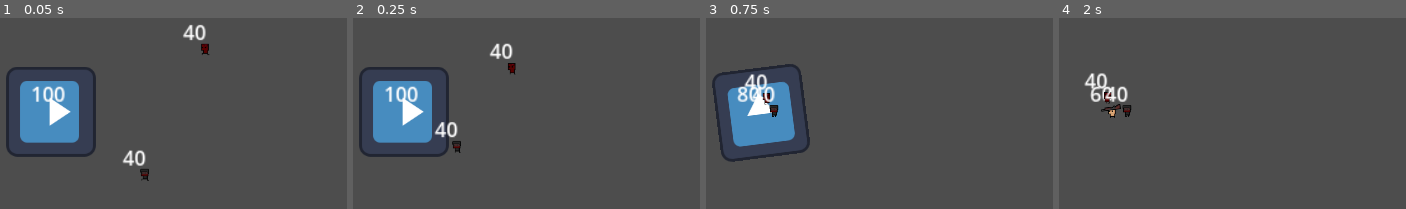
Above: before the commit, frames 1-4 (left to right).
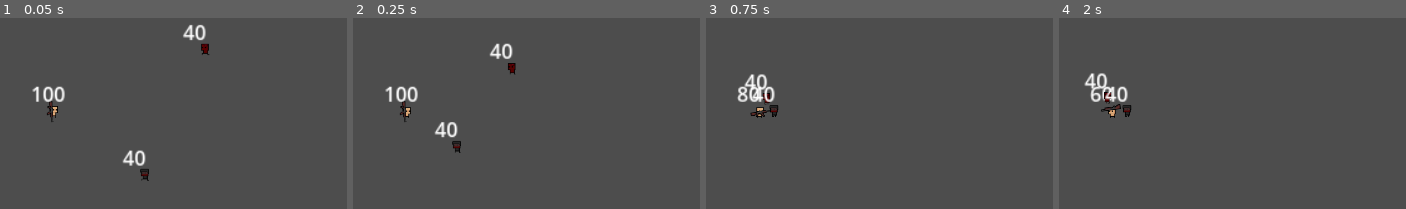
Above: after the commit, the same moments.

Repository: Uhboer/deffusion
Game: Godot game, scene res://scenes/world.tscn
The game is run twice, just before and just after one commit, with the same random seed, the same clock (stepped at 60 frames per second) and the same inputs. The engine's default icon, where the game draws it, is replaced by a stand-in: a white triangle on a blue panel in a dark square.
Inputs (mouse positions are in pixels of both pictures, inside the frame that each line leads up to):
- Up to frame 1 (0.05 s): no input
- Up to frame 2 (0.25 s): no input
- Up to frame 3 (0.75 s): move the mouse to (935, 88) at 0.52 s; tap 1 (1) at 0.6 s
- Up to frame 4 (2 s): tap 2 (2) at 0.8, 1.35 s; move the mouse to (outside the picture) at 1.27 s; tap A (A) at 1.55 s

The runs differ from the first frame. In frame 1, 6.9% of the frame differs, in the area x 1-28%, y 25-73%; in frame 2, 6.9%; in frame 3, 6.7%; in frame 4, nothing differs.

Commit message:
add kalash animation and fix auto fire

Diff:
--- a/scenes/marker_2d.gd
+++ b/scenes/marker_2d.gd
@@ -28,7 +28,7 @@
 	if Input.is_action_just_pressed("shoot") and shootgun == true:
 		shoot()
 
-	if Input.is_action_just_pressed("shoot") and AK == true:
+	if Input.is_action_pressed("shoot") and AK == true:
 		shootAK()
 
 
@@ -44,7 +44,10 @@
 
 func shootAK():
 	if shooted == false:
+		shooted = true
 		var b = AKbullet.instantiate()
 		add_child(b)
 		b.transform = $Node/Marker2D.global_transform
-		anim.play("AK")
+		anim.play("AKShoot")
+		await get_tree().create_timer(0.2).timeout
+		shooted = false
--- a/scenes/marker_2d.tscn
+++ b/scenes/marker_2d.tscn
@@ -1,22 +1,46 @@
-[gd_scene load_steps=9 format=3 uid="uid://dqrmekoo4aiu4"]
+[gd_scene load_steps=13 format=3 uid="uid://dqrmekoo4aiu4"]
 
 [ext_resource type="Script" path="res://scenes/marker_2d.gd" id="1_o1dlb"]
 [ext_resource type="PackedScene" uid="uid://nbiw0x8tmv4b" path="res://scenes/bullet.tscn" id="2_d2akl"]
 [ext_resource type="PackedScene" uid="uid://bfxa578atj7m8" path="res://scenes/bullet_shotgun.tscn" id="2_qqlsa"]
 [ext_resource type="Texture2D" uid="uid://pkaoq3ti006i" path="res://sprites/Guns/Shotgun/shotgun.png" id="3_jv4pe"]
-[ext_resource type="Texture2D" uid="uid://bqaxo6rta3ou6" path="res://icon.svg" id="3_mxsef"]
+[ext_resource type="Texture2D" uid="uid://mhk5t5xq24m6" path="res://sprites/Guns/AK74/Sprite-0001.png" id="4_f1xu0"]
 [ext_resource type="Texture2D" uid="uid://bqlmqvte0qxom" path="res://sprites/Guns/Shotgun/shotgun-rack1.png" id="4_p43ng"]
 [ext_resource type="Texture2D" uid="uid://7nrsbtc7mk28" path="res://sprites/Guns/Shotgun/shotgun-rack2.png" id="5_freao"]
+[ext_resource type="Texture2D" uid="uid://clvky3ntjbm05" path="res://sprites/Guns/AK74/Sprite-0002.png" id="5_hhnte"]
+[ext_resource type="Texture2D" uid="uid://dgd3o1rhqw05d" path="res://sprites/Guns/AK74/Sprite-0003.png" id="6_lu2pl"]
+[ext_resource type="Texture2D" uid="uid://u1x57jaia08k" path="res://sprites/Guns/AK74/Sprite-0004.png" id="7_421wn"]
+[ext_resource type="Texture2D" uid="uid://sf6cryei8lp7" path="res://sprites/Guns/AK74/Sprite-0005.png" id="8_v5gvu"]
 
 [sub_resource type="SpriteFrames" id="SpriteFrames_2dx2o"]
 animations = [{
 "frames": [{
 "duration": 1.0,
-"texture": ExtResource("3_mxsef")
+"texture": ExtResource("4_f1xu0")
 }],
 "loop": true,
 "name": &"AK",
 "speed": 5.0
+}, {
+"frames": [{
+"duration": 1.0,
+"texture": ExtResource("4_f1xu0")
+}, {
+"duration": 1.0,
+"texture": ExtResource("5_hhnte")
+}, {
+"duration": 1.0,
+"texture": ExtResource("6_lu2pl")
+}, {
+"duration": 1.0,
+"texture": ExtResource("7_421wn")
+}, {
+"duration": 1.0,
+"texture": ExtResource("8_v5gvu")
+}],
+"loop": false,
+"name": &"AKShoot",
+"speed": 26.15
 }, {
 "frames": [{
 "duration": 1.0,
@@ -56,8 +80,10 @@
 position = Vector2(1, 2)
 scale = Vector2(0.5625, 0.5625)
 sprite_frames = SubResource("SpriteFrames_2dx2o")
-animation = &"AK"
+animation = &"AKShoot"
 autoplay = "AK"
+frame = 4
+frame_progress = 1.0
 
 [node name="Node" type="Node" parent="."]
 
Binary file added: sprites/Guns/AK74/Sprite-0001.png
Not shown, added: sprites/Guns/AK74/Sprite-0001.png.import
Binary file added: sprites/Guns/AK74/Sprite-0002.png
Not shown, added: sprites/Guns/AK74/Sprite-0002.png.import
Binary file added: sprites/Guns/AK74/Sprite-0003.png
Not shown, added: sprites/Guns/AK74/Sprite-0003.png.import
Binary file added: sprites/Guns/AK74/Sprite-0004.png
Not shown, added: sprites/Guns/AK74/Sprite-0004.png.import
Binary file added: sprites/Guns/AK74/Sprite-0005.png
Not shown, added: sprites/Guns/AK74/Sprite-0005.png.import
